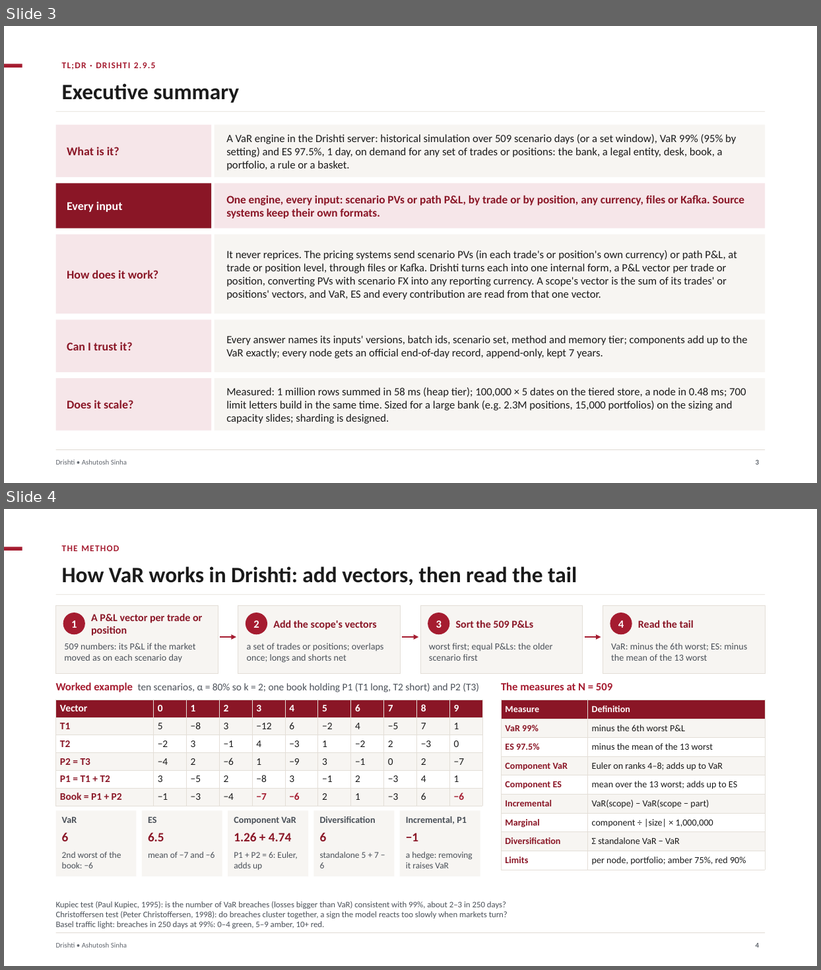
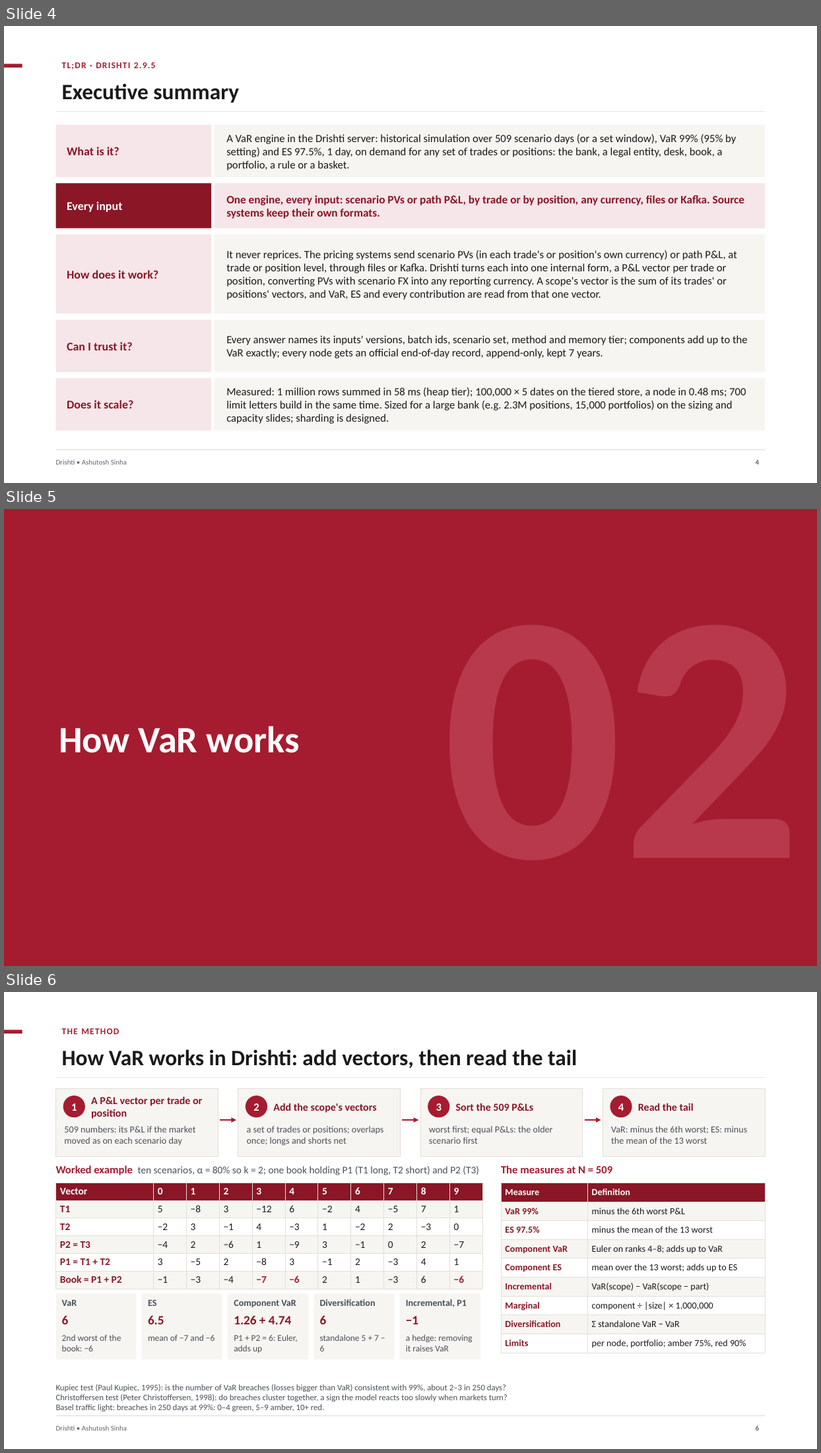
Before and after one commit to ajsinha/drishti, a slide deck: docs/publications/Drishti-VaR-Engine.pptx. Shown one above the other, each under a label of ours: slides 3 and 4 before the commit, slides 4, 5 and 6 after it. The pictures are 821x970 and 821x1453 pixels, drawn with LibreOffice and Linux fonts; fonts in the diff are those of the drawing. Boxes give left, top, right and bottom in pixels: in the first picture for what was removed or moved away, otherwise in the second. Text is boxed around its words. In the diff, an @@ line names an element or a change of style, - is before the commit and + after.

Commit message:
VaR deck in nine chapters (why, how VaR works, data in, scale and capacity, storage, deployment and AWS, operations, model risk and controls, roadmap and rollout), each opened by a solid chapter slide with its name and a large watermark number; 43 slides

```diff
--- a/docs/publications/Drishti-VaR-Engine.pptx
+++ b/docs/publications/Drishti-VaR-Engine.pptx
@@ slide 5 added at [4, 509, 817, 966], background #FFFFFF @@
@@ rectangle added at [4, 509, 817, 966], fill #A51C30 @@
@@ text added at [59, 726, 299, 753], 44 pt, text #FFFFFF, bold @@
+How VaR works
@@ what was slide 3 is now slide 4 @@
@@ what was slide 4 is now slide 6 @@
```
Also in this commit, not shown: 8 other slides added, 1 other file.
